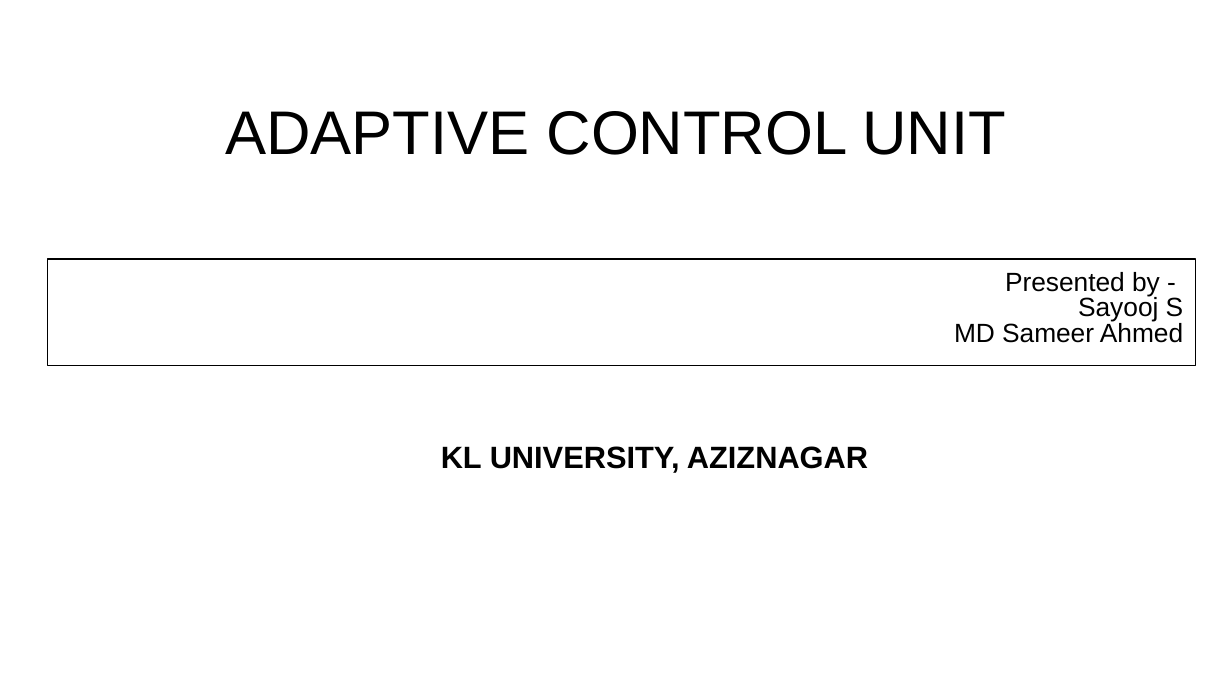
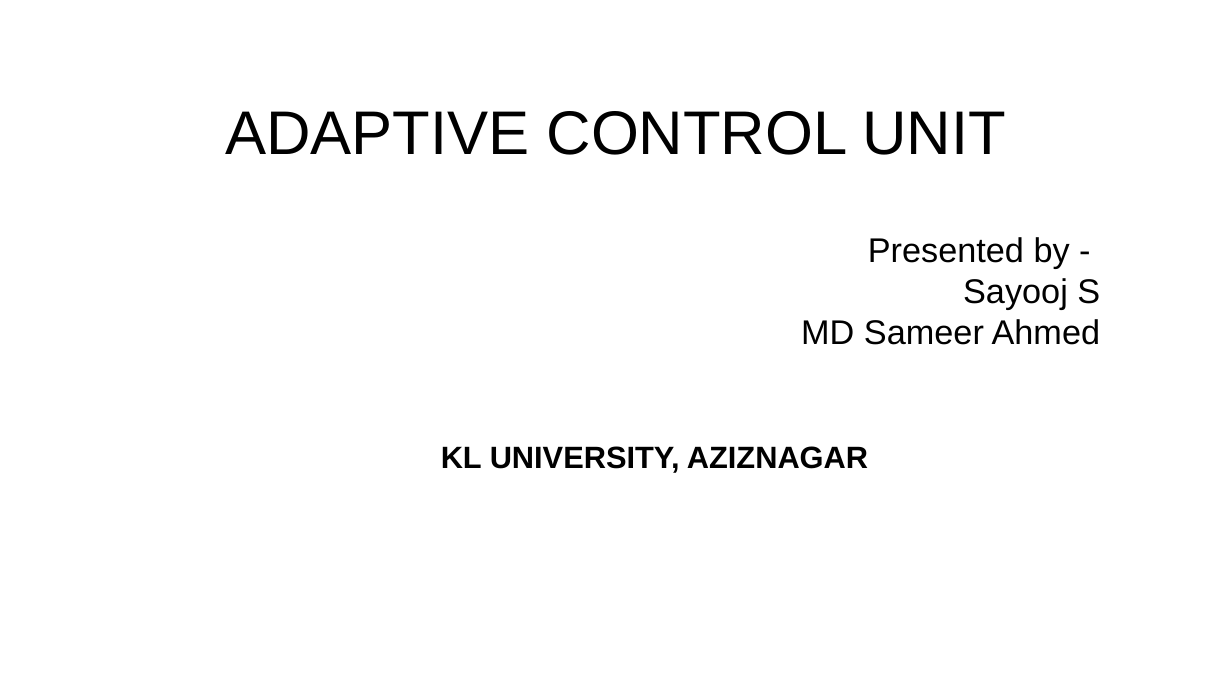
Before and after one commit to Bolol4002/adaptive_RTL_coding_UVM_Verification, a slide deck: slide 1 of ADAPTIVE CONTROL UNIT.pptx. Drawn at 1232x693 pixels with LibreOffice and Linux fonts; fonts in the diff are those of the drawing. Boxes give left, top, right and bottom in pixels: in the first picture for what was removed or moved away, otherwise in the second. Text is boxed around its words. In the diff, an @@ line names an element or a change of style, - is before the commit and + after.

```diff
--- a/ADAPTIVE CONTROL UNIT.pptx
+++ b/ADAPTIVE CONTROL UNIT.pptx
@@ text "Presented by -" moved from (x1=48, y1=259, x2=1196, y2=366) to (x1=801, y1=237, x2=1101, y2=345) @@
@@ text "Presented by -" at (x1=801, y1=237, x2=1101, y2=345): size 15.4 to 20 pt; line spacing 0.8 to 1; outline #000000 0.75 pt to none @@
```
Also in this commit, not shown: 4 other slides changed, 10 other files.
